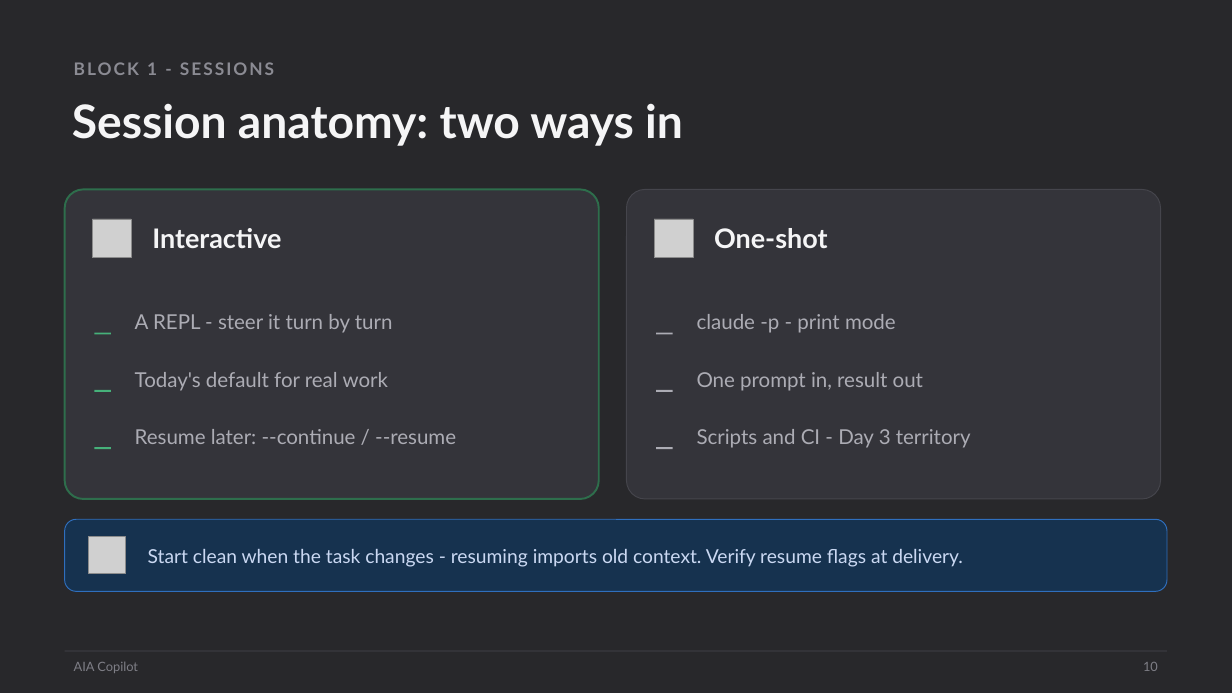
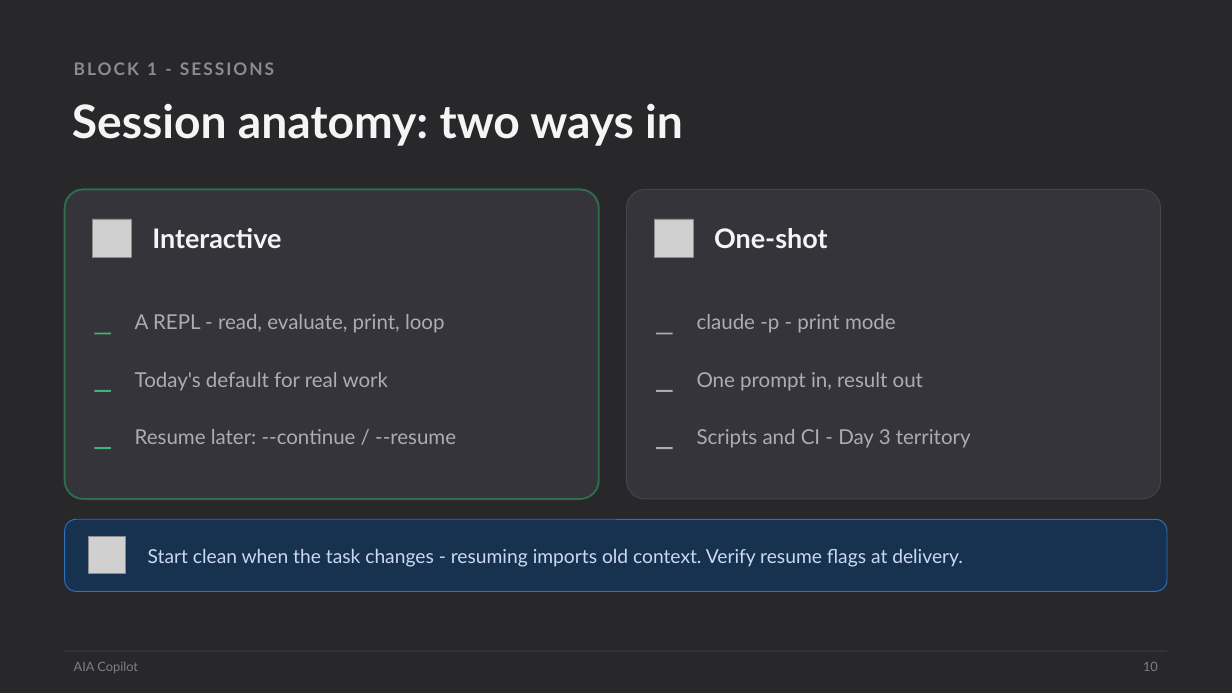
Before and after one commit to scottrhay/AIA-ClaudeCopilot, a slide deck: slide 10 of claude-code-3day/slides/Day1_Claude_Code_Fundamentals.pptx. Drawn at 1232x693 pixels with LibreOffice and Linux fonts; fonts in the diff are those of the drawing; grey boxes stand for pictures. Boxes give left, top, right and bottom in pixels: in the first picture for what was removed or moved away, otherwise in the second. Text is boxed around its words. In the diff, an @@ line names an element or a change of style, - is before the commit and + after.

```diff
--- a/claude-code-3day/slides/Day1_Claude_Code_Fundamentals.pptx
+++ b/claude-code-3day/slides/Day1_Claude_Code_Fundamentals.pptx
@@ text at [135,314,445,333]: text changed @@
-A REPL - steer it turn by turn
+A REPL - read, evaluate, print, loop
```
Also in this commit, not shown: 1 other file.
